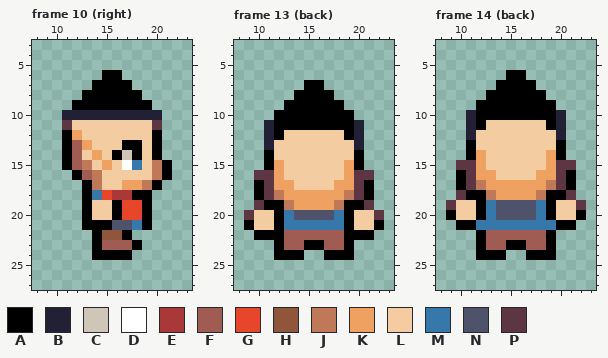
Two states of a pixel-art file, assets/characters/base/idle.aseprite. The picture above is the old version.
32x32 pixels, 16 frames. Colours within 5 levels of each other are drawn and written as one. Shown: frame 10 (right): x 8..23, y 3..27; frame 13 (back): x 8..23, y 3..27; frame 14 (back): x 8..23, y 3..27. The commit also changed other frames, which this record leaves out.
Visible layers, top first: "hair/mohawk", "face/female", "face/male", "shirt/red_blue", "torso/default", "pants/brown", "legs/default".
Palette (. is transparent): A #000000  B #222034  C #cfc6b8  D #ffffff  E #aa3838  F #a05b53  G #e7462a  H #8f563b  J #bf7958  K #eea160  L #f4cca1  M #3678a9  N #4e536b  P #5e3643
Pixels before, frame 10 (right), first column x 11:
 6 ....AA.....
 7 ...AAAA....
 8 ..AAAAAA...
 9 .AAAAAAAA..
10 BBBBBBBBBB.
11 PLLLLLLLLP.
12 AKLLLLLLLA.
13 AFKLLLAALA.
14 AFLKLACALA.
15 AFJLKLDMLJA
16 .AFJLLLLLJA
17 ..AJLLKKJA.
18 ..AMGEEAA..
19 ..ALLAGGA..
20 ..ALLAGGA..
21 ..AAANNMA..
22 ...AHHA....
23 ...AFFFA...
24 ...AAAA....
Pixels before, frame 13 (back), first column x 9:
 7 ......AA......
 8 .....AAAA.....
 9 ....AAAAAA....
10 ...AAAAAAAA...
11 ..BAAAAAAAAB..
12 ..BALLLLLLAB..
13 ..BLLLLLLLLB..
14 ..ALLLLLLLLA..
15 ..AKLLLLLLKA..
16 .PPKLLLLLLKPP.
17 .APKKLLLLKKPA.
18 .APJKKKKKKJPA.
19 .PAAJKKKKJAAP.
20 PLLAMNNNNMALLP
21 ALLAMMMMMMALLA
22 .AAAFFFFFFAAA.
23 ...AFFAAFFA...
24 ...AAA..AAA...
Pixels before, frame 14 (back), first column x 9:
 6 ......AA......
 7 .....AAAA.....
 8 ....AAAAAA....
 9 ...AAAAAAAA...
10 ..BAAAAAAAAB..
11 ..BALLLLLLAB..
12 ..BLLLLLLLLB..
13 ..ALLLLLLLLA..
14 ..AKLLLLLLKA..
15 .PPKLLLLLLKPP.
16 .APKKLLLLKKPA.
17 .APJKKKKKKJPA.
18 .PAAJKKKKJAAP.
19 PLLAMNNNNMALLP
20 ALLAMNNNNMALLA
21 .AAMMMMMMMMAA.
22 ...AFFFFFFA...
23 ...AFFAAFFA...
24 ...AAA..AAA...
After:
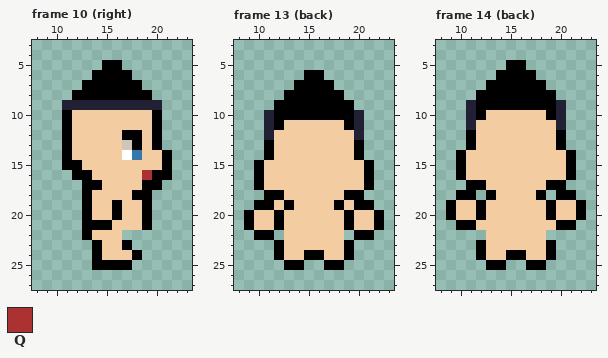
Colours new in this view: Q #ac3232
What changed:
layer "pants/brown" now hidden
layer "shirt/red_blue" now hidden
layer "face/female" now hidden
Frame 10 (right):
y 5: x 15..16 .. -> AA
y 6: x 14 . -> A; x 17 . -> A
y 7: x 13 . -> A; x 18 . -> A
y 8: x 12 . -> A; x 19 . -> A
y 9: x 11..20 .AAAAAAAA. -> BBBBBBBBBB
y 10: x 11..20 BBBBBBBBBB -> ALLLLLLLLA
y 11: x 11 P -> A; x 20 P -> A
y 12: x 12 K -> L; x 17..18 LL -> AA
y 13: x 12..13 FK -> LL; x 17 A -> C
y 14: x 12 F -> L; x 14 K -> L; x 16..18 ACA -> LDM; x 20..21 A. -> LA
y 15: x 12..13 FJ -> AL; x 15 K -> L; x 17..18 DM -> LL; x 20 J -> L
y 16: x 13..14 FJ -> AL; x 19..20 LJ -> QA
y 17: x 14 J -> A; x 17..19 KKJ -> LLA
y 18: x 14..17 MGEE -> LLLL
y 19..20: x 17..18 GG -> LL
y 21: x 16..18 NNM -> LLL
y 22: x 13..17 .AHHA -> ALLL.
y 23: x 15..18 FFFA -> LLA.
y 24: x 15..18 AAA. -> LLLA
y 25: x 14..17 .... -> AAAA
Frame 13 (back):
y 6: x 15..16 .. -> AA
y 7: x 14 . -> A; x 17 . -> A
y 8: x 13 . -> A; x 18 . -> A
y 9: x 12 . -> A; x 19 . -> A
y 10: x 11 . -> B; x 20 . -> B
y 11: x 13..18 AAAAAA -> LLLLLL
y 12: x 12 A -> L; x 19 A -> L
y 13: x 11 B -> A; x 20 B -> A
y 15: x 10..12 .AK -> ALL; x 19..21 KA. -> LLA
y 16: x 10..12 PPK -> ALL; x 19..21 KPP -> LLA
y 17: x 11..13 PKK -> LLL; x 18..20 KKP -> LLL
y 18: x 10..21 APJKKKKKKJPA -> .AALLLLLLAA.
y 19: x 10 P -> A; x 12..19 AJKKKKJA -> LALLLLAL; x 21 P -> A
y 20: x 9 P -> A; x 13..18 MNNNNM -> LLLLLL; x 22 P -> A
y 21: x 13..18 MMMMMM -> LLLLLL
y 22: x 12..19 AFFFFFFA -> .LLLLLL.
y 23: x 13..18 FFAAFF -> LLLLLL
y 24: x 13..18 AA..AA -> LLAALL
y 25: x 13..14 .. -> AA; x 17..18 .. -> AA
Frame 14 (back):
y 5: x 15..16 .. -> AA
y 6: x 14 . -> A; x 17 . -> A
y 7: x 13 . -> A; x 18 . -> A
y 8: x 12 . -> A; x 19 . -> A
y 9: x 11 . -> B; x 20 . -> B
y 10: x 13..18 AAAAAA -> LLLLLL
y 11: x 12 A -> L; x 19 A -> L
y 12: x 11 B -> A; x 20 B -> A
y 14: x 10..12 .AK -> ALL; x 19..21 KA. -> LLA
y 15: x 10..12 PPK -> ALL; x 19..21 KPP -> LLA
y 16: x 11..13 PKK -> LLL; x 18..20 KKP -> LLL
y 17: x 10..21 APJKKKKKKJPA -> .AALLLLLLAA.
y 18: x 10 P -> A; x 12..19 AJKKKKJA -> .ALLLLA.; x 21 P -> A
y 19: x 9 P -> A; x 13..18 MNNNNM -> LLLLLL; x 22 P -> A
y 20: x 13..18 MNNNNM -> LLLLLL
y 21: x 12..19 MMMMMMMM -> LLLLLLLL
y 22: x 12..19 AFFFFFFA -> .LLLLLL.
y 23: x 13..18 FFAAFF -> LLLLLL
y 24: x 13..18 AA..AA -> LLAALL
y 25: x 13..14 .. -> AA; x 17..18 .. -> AA
Where, in picture pixels (left, top, right, bottom), the same in both pictures:
changed: (62, 60, 172, 270)
changed: (244, 70, 384, 270)
changed: (446, 60, 586, 270)
